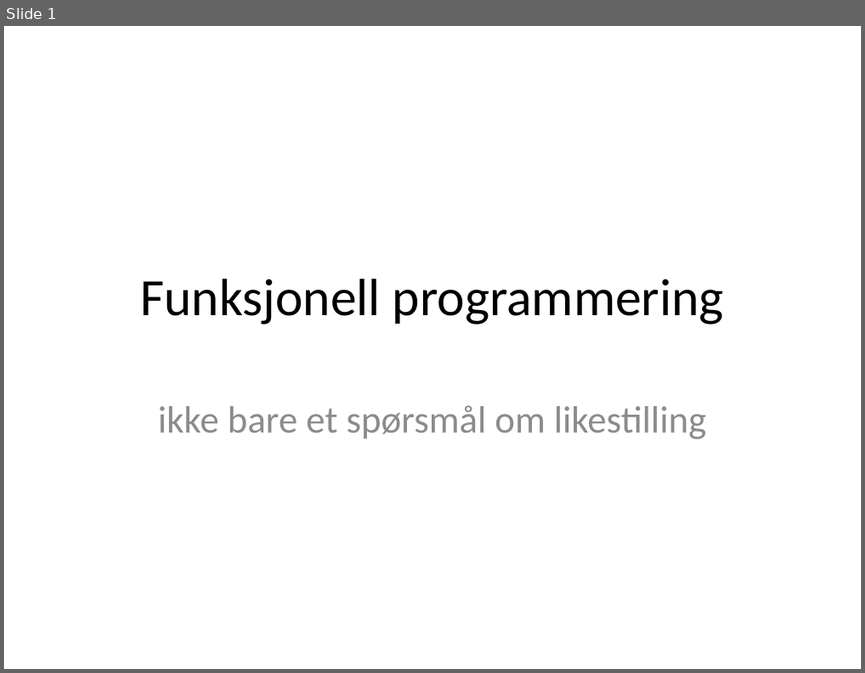
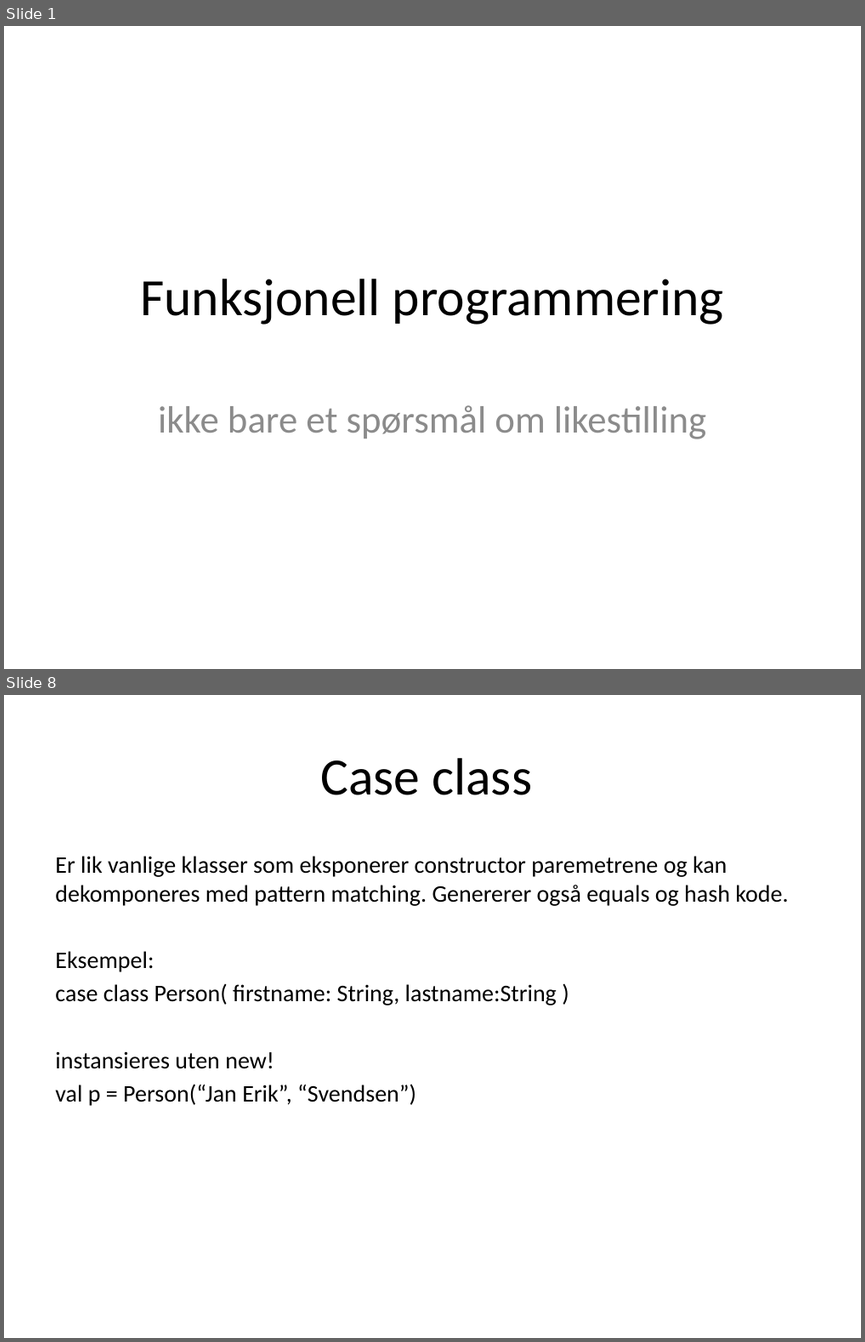
Before and after one commit to janeriksvendsen/functionalprogramming0, a slide deck: presentation/FunctionalProgramming0.pptx. Shown one above the other, each under a label of ours: slide 1 before the commit, slides 1 and 8 after it; the slides between them are not shown. The pictures are 865x673 and 865x1342 pixels, drawn with LibreOffice and Linux fonts; fonts in the diff are those of the drawing. Boxes give left, top, right and bottom in pixels: in the first picture for what was removed or moved away, otherwise in the second. Text is boxed around its words. In the diff, an @@ line names an element or a change of style, - is before the commit and + after.

```diff
--- a/presentation/FunctionalProgramming0.pptx
+++ b/presentation/FunctionalProgramming0.pptx
@@ slide 8 added at (x1=4, y1=695, x2=861, y2=1338), background #FFFFFF @@
@@ title added at (x1=320, y1=758, x2=532, y2=795), 44 pt, text #000000 @@
+Case class
@@ text added at (x1=55, y1=856, x2=788, y2=1106), 20 pt, text #000000 @@
+Er lik vanlige klasser som eksponerer constructor paremetrene og kan dekomponeres med pattern matching. Genererer også equals og hash kode.
+Eksempel:
+case class Person( firstname: String, lastname:String )
+instansieres uten new!
+val p = Person(“Jan Erik”, “Svendsen”)
```
Also in this commit, not shown: 3 slides changed, 10 other slides added, 3 slides removed, 1 other file.
